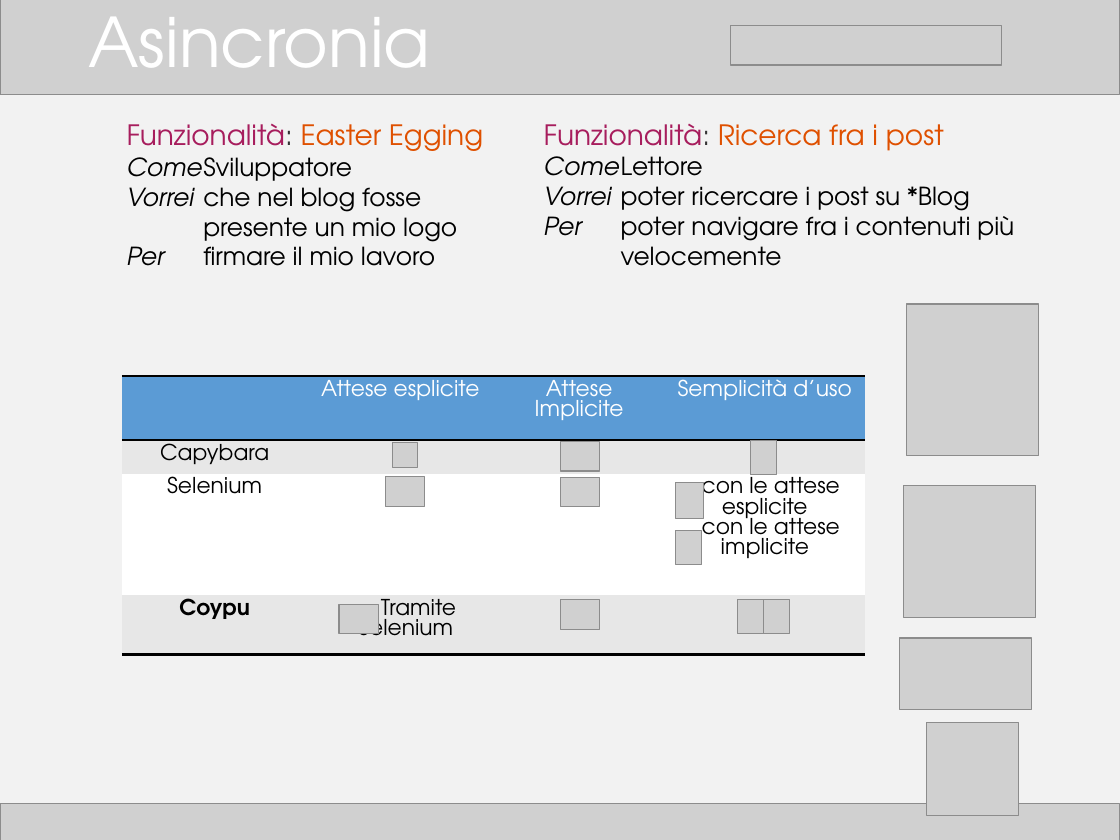
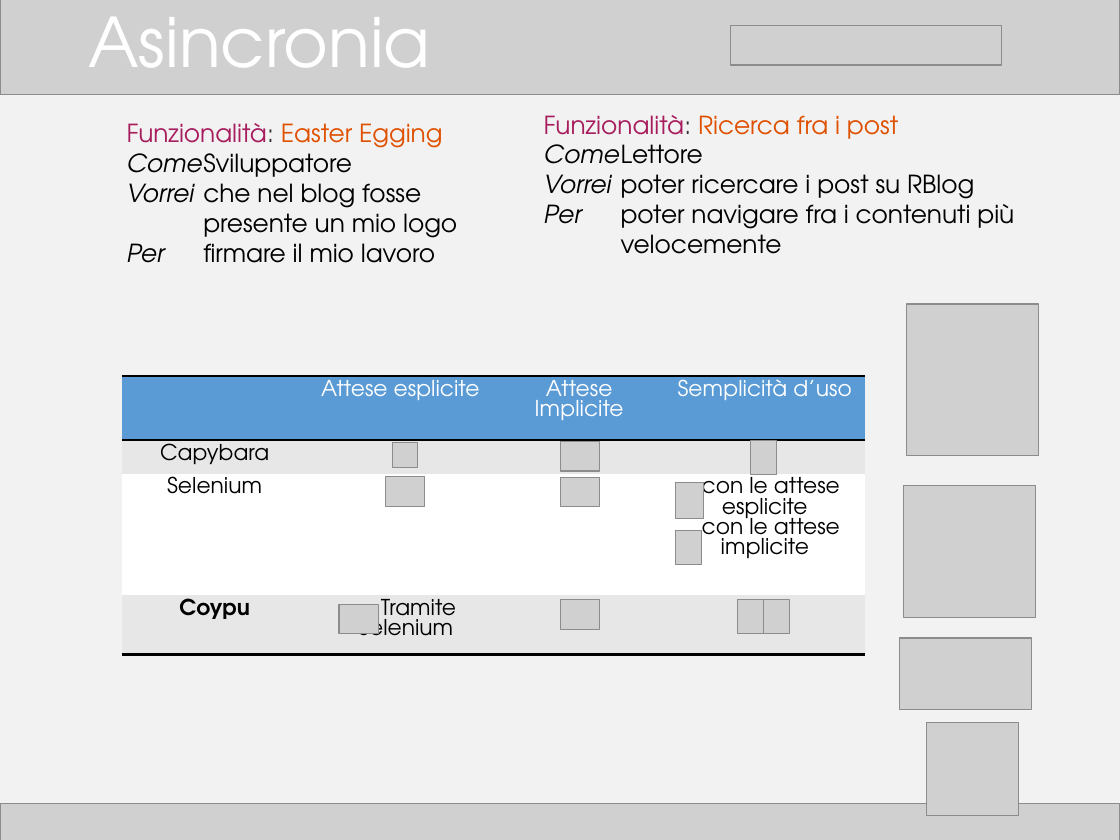
Before and after one commit to TTia/xblog-thesis, a slide deck: slide 19 of Presentazione.pptx. Drawn at 1120x840 pixels with LibreOffice and Linux fonts; fonts in the diff are those of the drawing; grey boxes stand for pictures. Boxes give left, top, right and bottom in pixels: in the first picture for what was removed or moved away, otherwise in the second. Text is boxed around its words. In the diff, an @@ line names an element or a change of style, - is before the commit and + after.

```diff
--- a/Presentazione.pptx
+++ b/Presentazione.pptx
@@ text "Funzionalità: Ricerca fra i post": place and size @@
-text "Funzionalità: Ricerca fra i post" at (544,186,1014,266)
+text "Funzionalità: Ricerca fra i post" at (544,115,1014,254)
@@ text at (544,115,898,146): size 18 to 16 pt in "Funzionalità: Ricerca fra i post" @@
@@ text at (127,123,442,155): size 18 to 16 pt in "Funzionalità: Easter Egging" @@
@@ text at (544,174,974,206): text changed @@
-Vorrei poter ricercare i post su *Blog
+Vorrei poter ricercare i post su RBlog
```
Also in this commit, not shown: 15 other slides changed, 1 other file.
